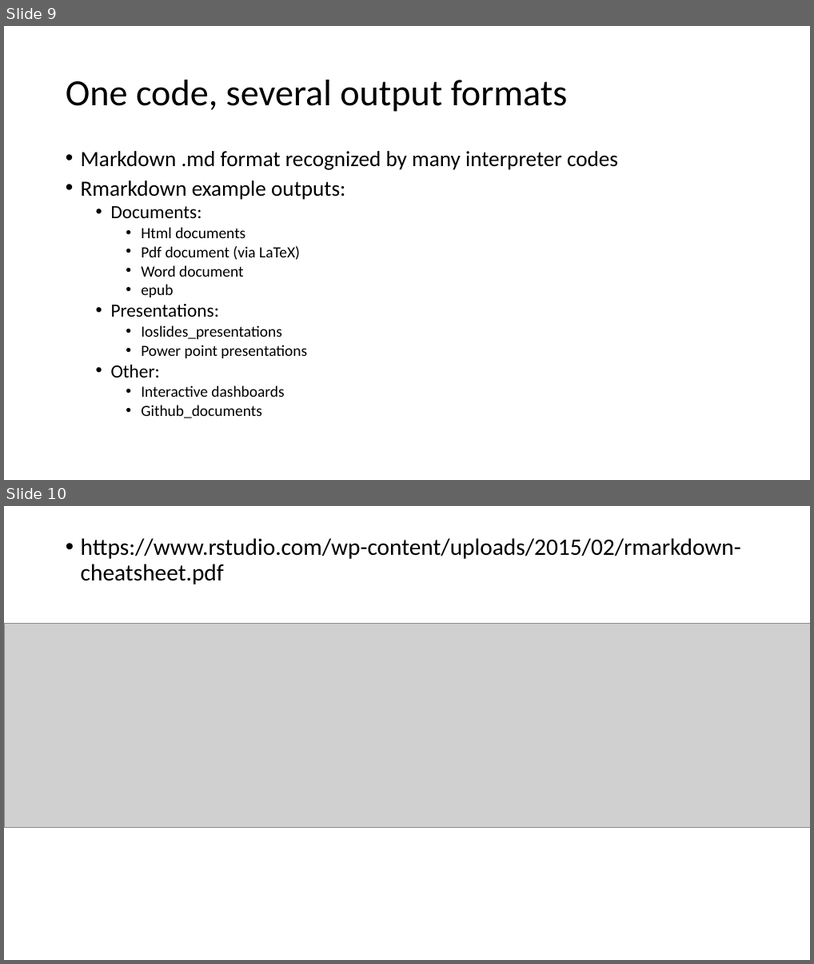
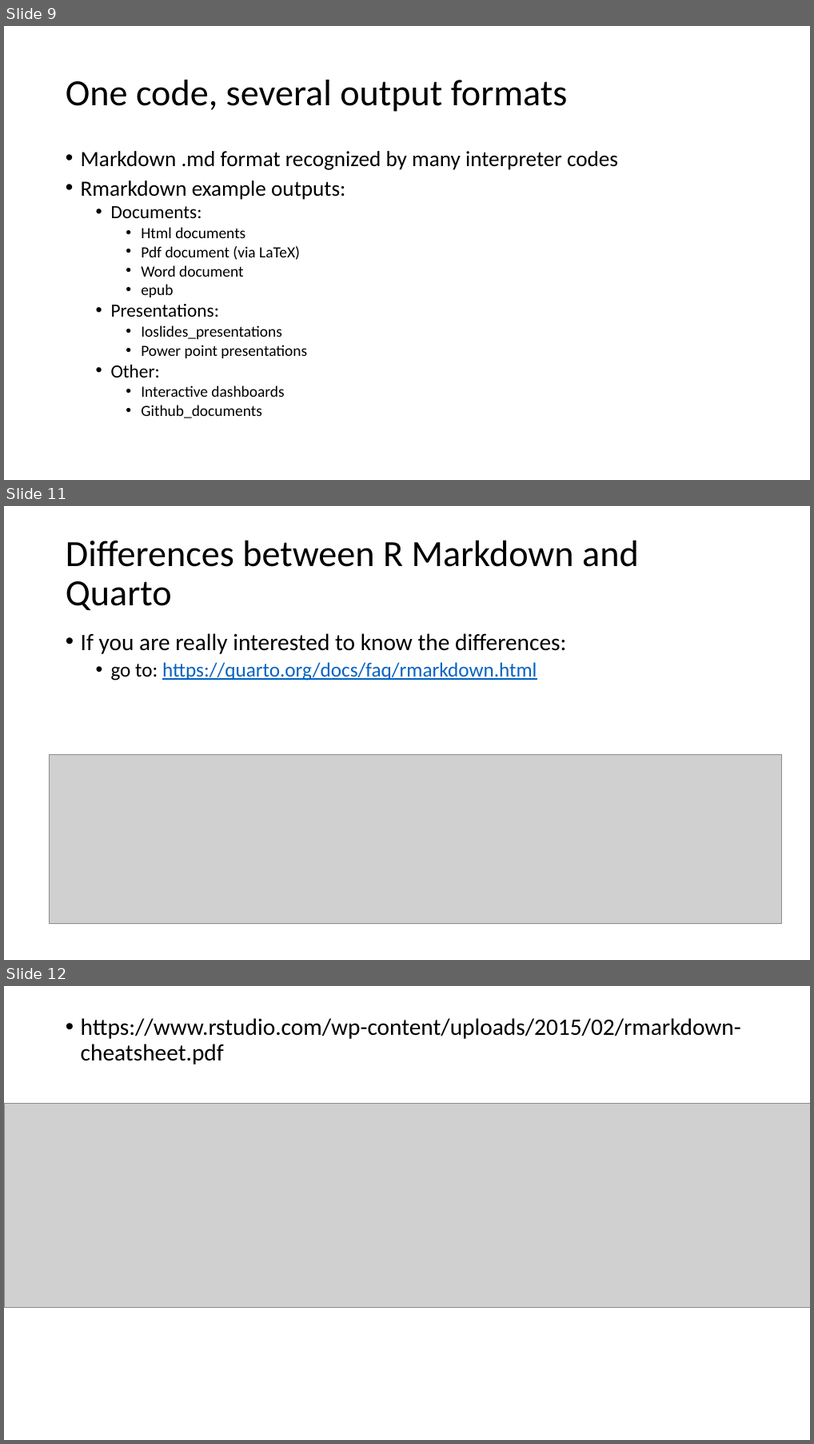
Before and after one commit to francoisbirgand/QClab587, a slide deck: BAE587-QCHmk5-usingR.pptx. Shown one above the other, each under a label of ours: slides 9 and 10 before the commit, slides 9, 11 and 12 after it; the slides between them are not shown. The pictures are 814x964 and 814x1444 pixels, drawn with LibreOffice and Linux fonts; fonts in the diff are those of the drawing; grey boxes stand for pictures. Boxes give left, top, right and bottom in pixels: in the first picture for what was removed or moved away, otherwise in the second. Text is boxed around its words. In the diff, an @@ line names an element or a change of style, - is before the commit and + after.

```diff
--- a/BAE587-QCHmk5-usingR.pptx
+++ b/BAE587-QCHmk5-usingR.pptx
@@ slide 11 added at bbox=[4, 506, 810, 960], background #FFFFFF @@
@@ title added at bbox=[66, 540, 639, 610], 44 pt, text #000000 @@
+Differences between R Markdown and Quarto
@@ text added at bbox=[81, 633, 566, 680], 24 pt, text #000000 @@
+• If you are really interested to know the differences:
+  • go to: https://quarto.org/docs/faq/rmarkdown.html
@@ picture added at bbox=[50, 754, 782, 924] @@
@@ what was slide 10 is now slide 12 @@
```
Also in this commit, not shown: 7 slides changed, 2 other slides added, 4 slides removed, 3 other files.
